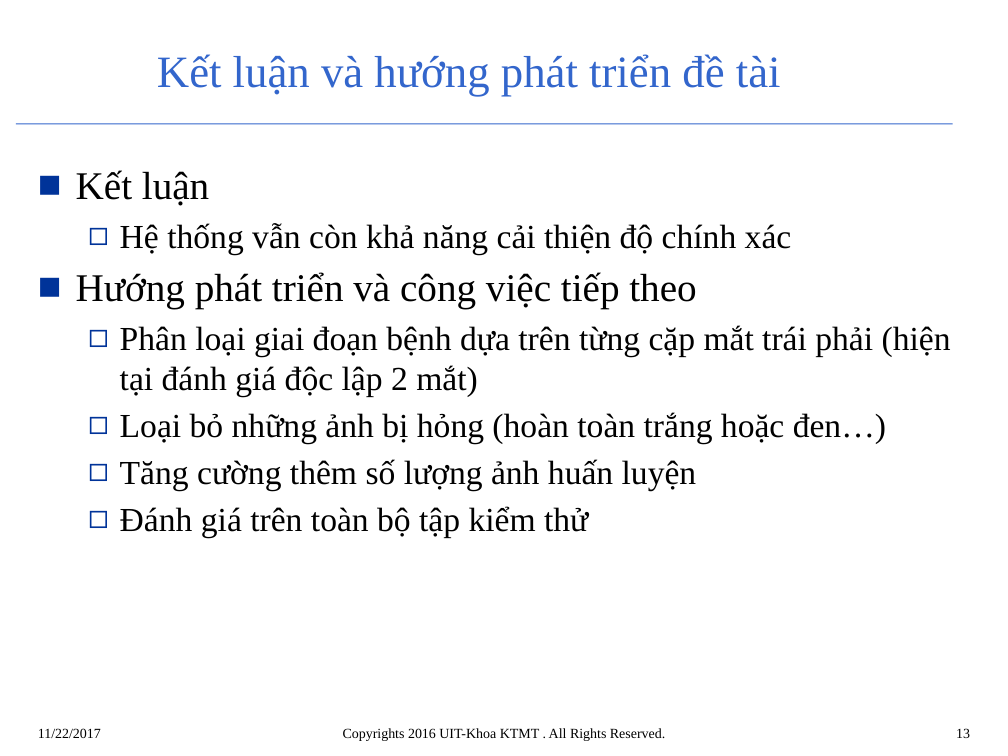
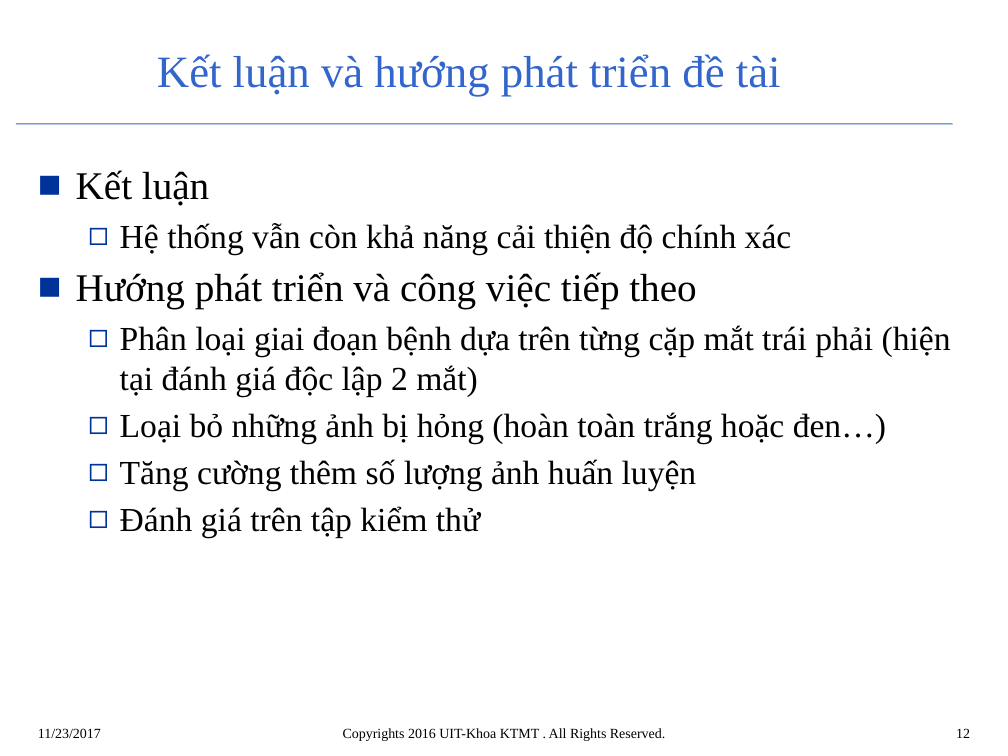
Before and after one commit to Huyvu7495/diabetic-retinopathy-deep-learning, a slide deck: slide 12 of paper/Mau_BaoCao_LVTN_Trinhbay.pptx (slide 13 before the commit). Drawn at 1008x756 pixels with LibreOffice and Linux fonts; fonts in the diff are those of the drawing; background and template pictures are left out. Boxes give left, top, right and bottom in pixels: in the first picture for what was removed or moved away, otherwise in the second. Text is boxed around its words. In the diff, an @@ line names an element or a change of style, - is before the commit and + after.

```diff
--- a/paper/Mau_BaoCao_LVTN_Trinhbay.pptx
+++ b/paper/Mau_BaoCao_LVTN_Trinhbay.pptx
@@ text at box(120, 506, 480, 538): text changed @@
-  ◻ Đánh giá trên toàn bộ tập kiểm thử
+  ◻ Đánh giá trên tập kiểm thử
@@ text at box(38, 728, 101, 738): text changed @@
-11/22/2017
+11/23/2017
@@ page number at box(956, 728, 970, 738): text changed @@
-13
+12
```
Also in this commit, not shown: 15 other slides changed, 1 slide removed, 1 other file.
